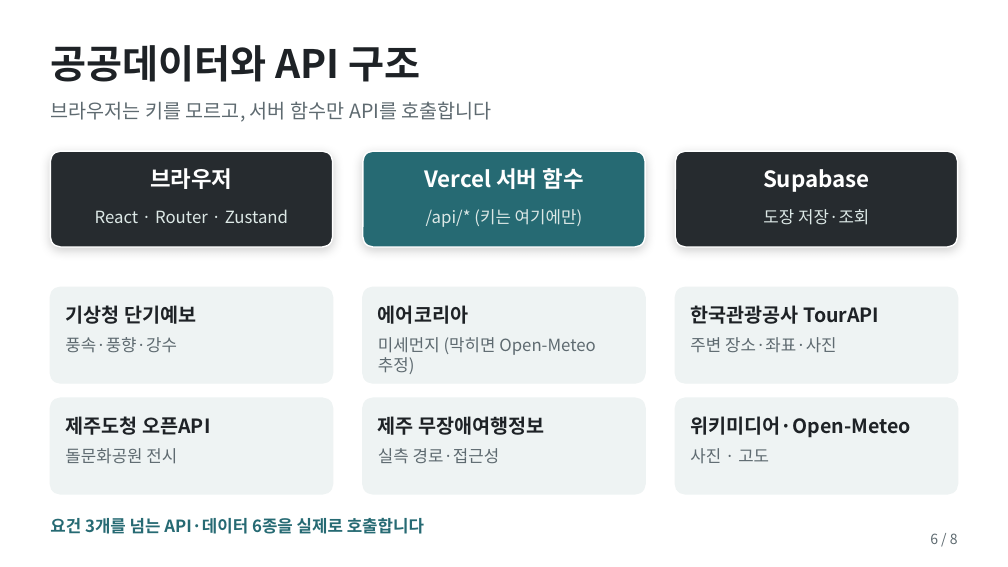
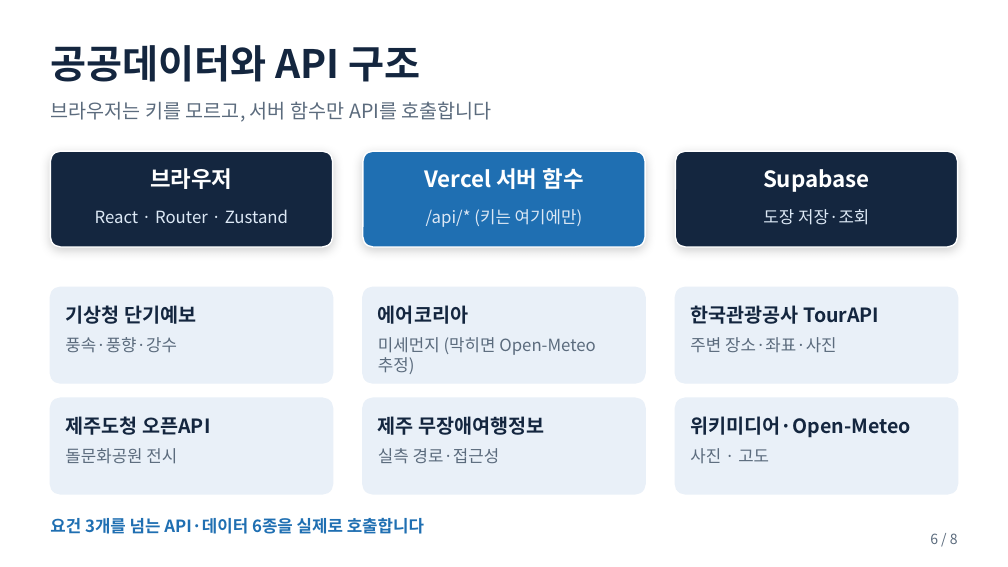
Before and after one commit to pjhjustin2430-cmd/doldam-today, a slide deck: slide 6 of docs/돌담오늘_발표자료.pptx. Drawn at 1008x567 pixels with LibreOffice and Linux fonts; fonts in the diff are those of the drawing. Boxes give left, top, right and bottom in pixels: in the first picture for what was removed or moved away, otherwise in the second. Text is boxed around its words. In the diff, an @@ line names an element or a change of style, - is before the commit and + after.

```diff
--- a/docs/돌담오늘_발표자료.pptx
+++ b/docs/돌담오늘_발표자료.pptx
@@ rounded rectangle at bbox=[50, 151, 333, 247]: fill #262B2F to #14263F @@
@@ rounded rectangle at bbox=[363, 151, 645, 247]: fill #266A73 to #1F6FB2 @@
@@ rounded rectangle at bbox=[675, 151, 958, 247]: fill #262B2F to #14263F @@
@@ text colour #DCE8E6 to #DCE8F5 in 3 elements at bbox=[95, 209, 288, 223], bbox=[426, 209, 583, 227], bbox=[763, 209, 869, 225] @@
@@ fill #EEF3F3 to #E9F0F8; outline #EEF3F3 1 pt to #E9F0F8 1 pt in 6 elements at bbox=[50, 287, 333, 383], bbox=[363, 287, 645, 383], bbox=[675, 287, 958, 383], bbox=[50, 398, 333, 494], bbox=[363, 398, 645, 494], bbox=[675, 398, 958, 494] @@
@@ text colour #1E2226 to #14263F in 7 elements at bbox=[50, 45, 420, 82], bbox=[65, 305, 196, 324], bbox=[378, 305, 468, 324], bbox=[690, 305, 879, 324], bbox=[65, 416, 210, 435], bbox=[378, 416, 545, 435], bbox=[690, 416, 911, 438] @@
@@ text "요건 3개를 넘는 API·데이터 6종을 ..." at bbox=[50, 518, 424, 534]: text colour #266A73 to #1F6FB2 @@
```
Also in this commit, not shown: 7 other slides changed, 3 other files.
